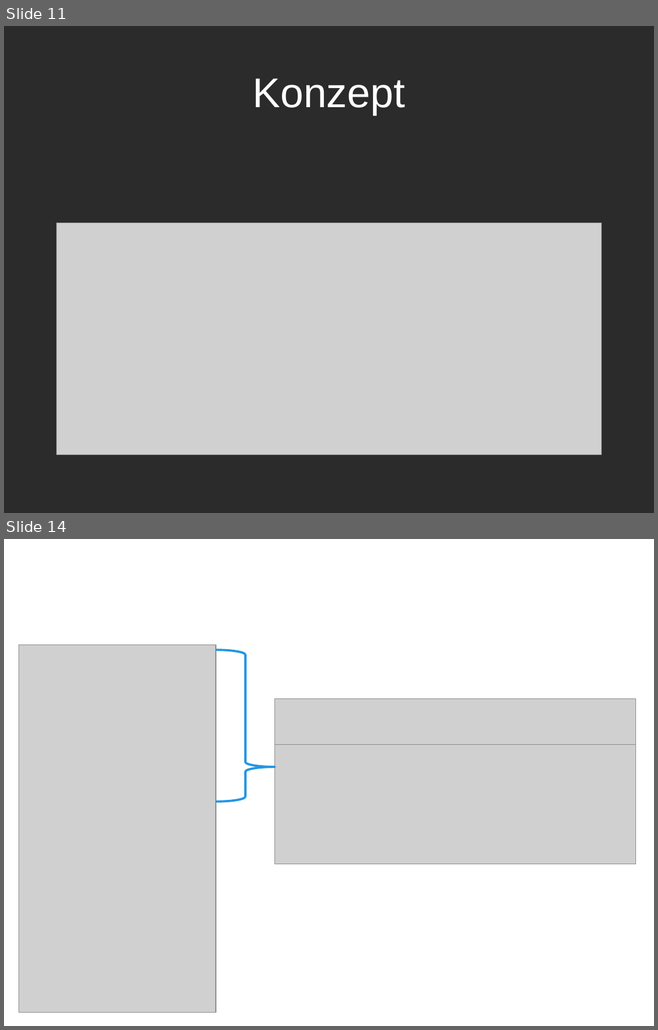
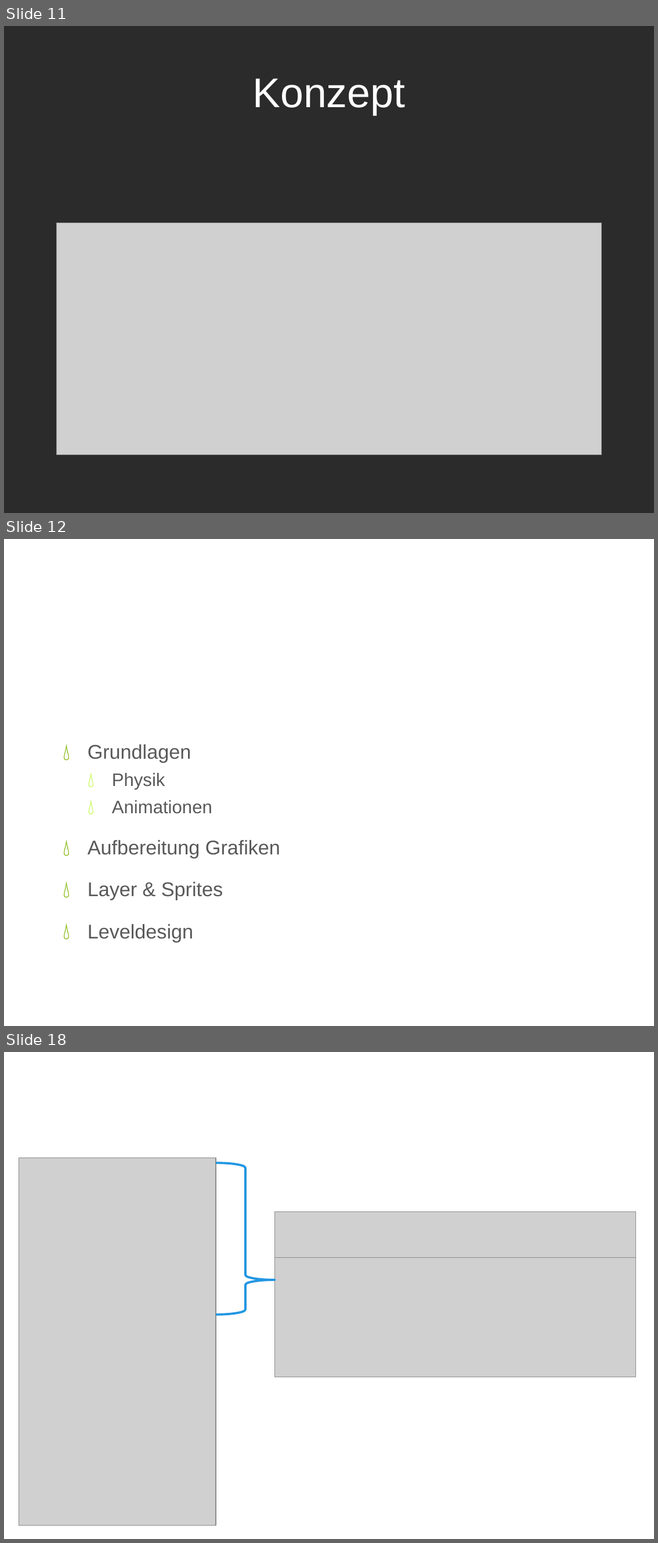
Before and after one commit to iluuu1994/Super-Mario-Bros, a slide deck: Resources/docs/CGR Präsentation.pptx. Shown one above the other, each under a label of ours: slides 11 and 14 before the commit, slides 11, 12 and 18 after it; the slides between them are not shown. The pictures are 658x1030 and 658x1543 pixels, drawn with LibreOffice and Linux fonts; fonts in the diff are those of the drawing; grey boxes stand for pictures; background and template pictures are left out; a plain dark background stands for a picture behind light text. Boxes give left, top, right and bottom in pixels: in the first picture for what was removed or moved away, otherwise in the second. Text is boxed around its words. In the diff, an @@ line names an element or a change of style, - is before the commit and + after.

```diff
--- a/Resources/docs/CGR Präsentation.pptx
+++ b/Resources/docs/CGR Präsentation.pptx
@@ slide 12 added at <box>4,539,654,1026</box>, background picture (left out) @@
@@ title added at <box>36,564,621,645</box>, 46 pt, text #FFFFFF @@
+Implementation
@@ text added at <box>88,744,280,942</box>, 22 pt, text #595959 @@
+💧 Grundlagen
+  💧 Physik
+  💧 Animationen
+💧 Aufbereitung Grafiken
+💧 Layer & Sprites
+💧 Leveldesign
@@ what was slide 14 is now slide 18 @@
```
Also in this commit, not shown: 1 slide changed, 8 other slides added, 1 slide removed, 1 other file.
